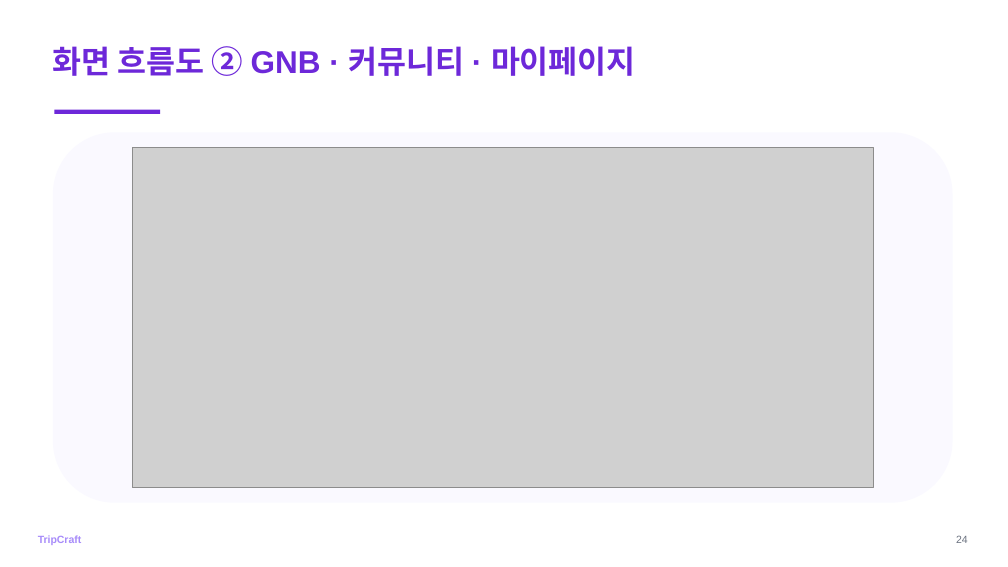
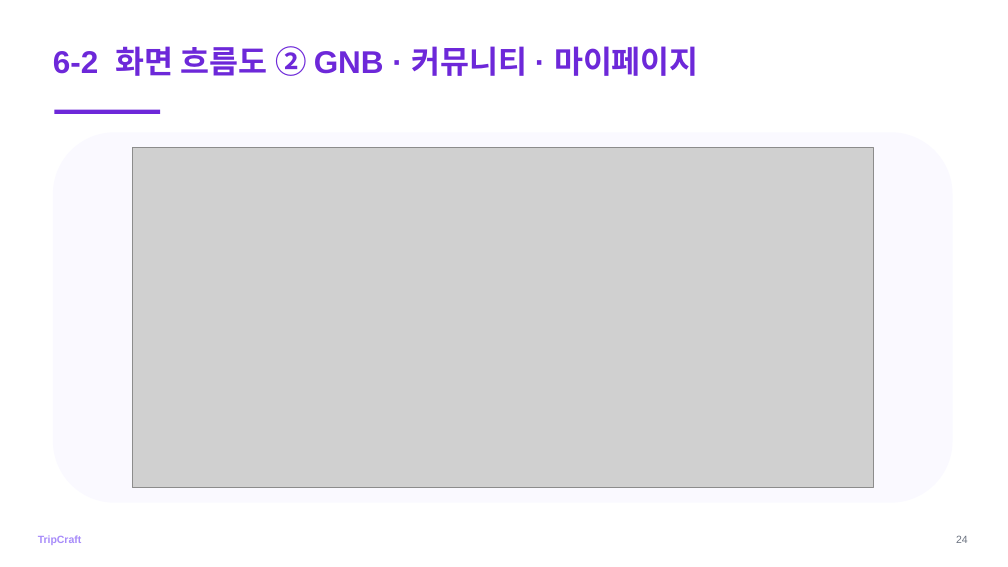
Before and after one commit to DreamingGenie/TripCraft, a slide deck: slide 31 of docs/06_submission/ppt/발표.pptx (slide 30 before the commit). Drawn at 1008x567 pixels with LibreOffice and Linux fonts; fonts in the diff are those of the drawing; grey boxes stand for pictures. Boxes give left, top, right and bottom in pixels: in the first picture for what was removed or moved away, otherwise in the second. Text is boxed around its words. In the diff, an @@ line names an element or a change of style, - is before the commit and + after.

```diff
--- a/docs/06_submission/ppt/발표.pptx
+++ b/docs/06_submission/ppt/발표.pptx
@@ text at box(53, 46, 699, 76): text changed @@
-화면 흐름도 ② GNB · 커뮤니티 · 마이페이지
+6-2 화면 흐름도 ② GNB · 커뮤니티 · 마이페이지
```
Also in this commit, not shown: 40 other slides changed, 9 slides added, 2 other files.
